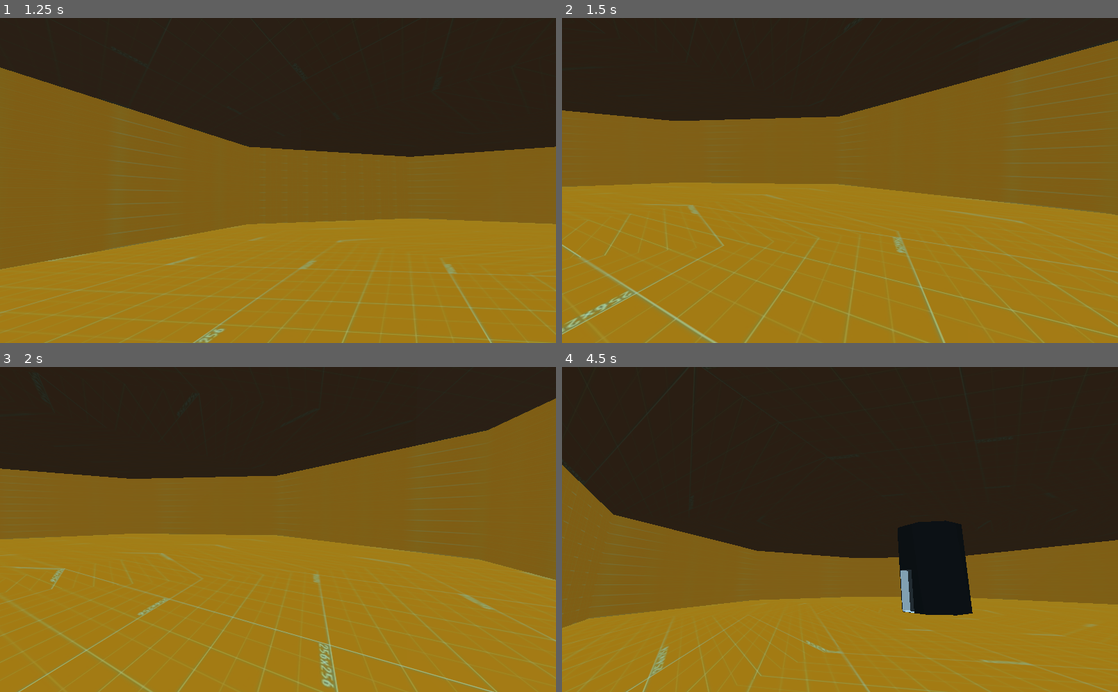
Above: before the commit, frames 1-4 (two rows, left to right).
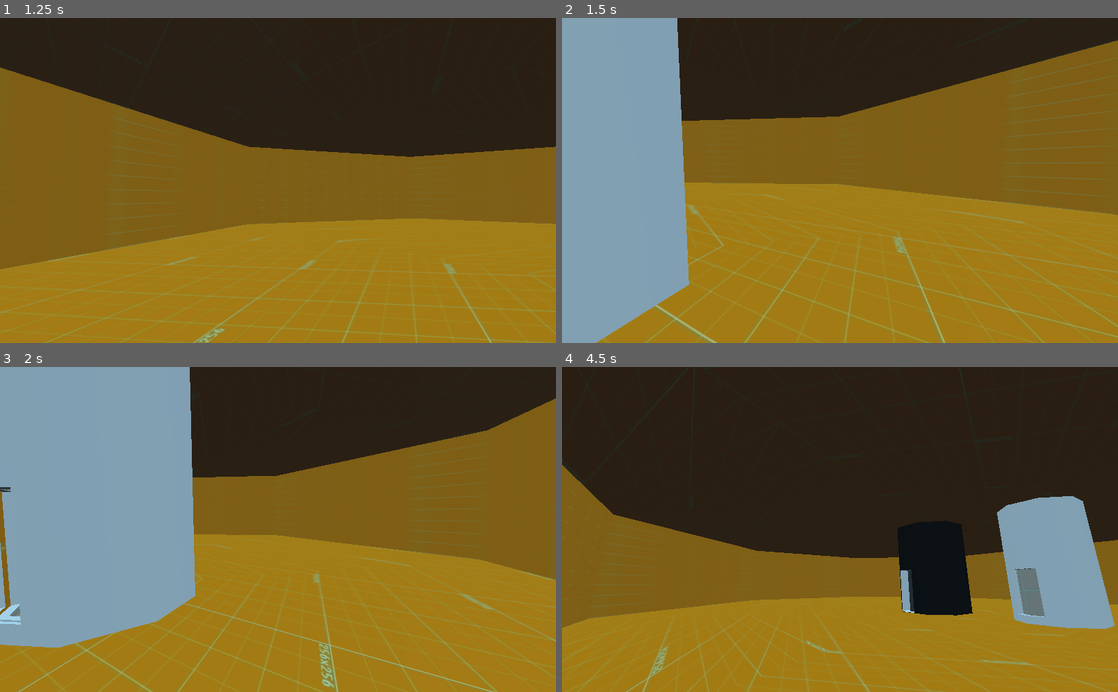
Above: after the commit, the same moments.

Repository: TheDjgamerProductions/DoomClone2022
Game: Godot game, scene res://Levels/Hub.tscn
Two runs of this game, one before a commit and one after it. Both use one fixed random seed, a clock stepped at 60 frames per second and the inputs below. This scene is started directly instead of the project's main scene.
Inputs (mouse positions are in pixels of both pictures, inside the frame that each line leads up to):
- Up to frame 1 (1.25 s): tap Enter at 0.5 s; move the mouse to (305, 180) at 0.52 s; hold D (p_right) from 0.53 s (still down); hold E (p_interact) from 0.53 s (still down); tap Space (p_jump) at 0.77 s
- Up to frame 2 (1.5 s): move the mouse to (812, 180) at 1.27 s; release D (p_right) at 1.28 s; release E (p_interact) at 1.28 s; hold S (p_back) from 1.28 s (still down); tap W (p_foward) at 1.35 s
- Up to frame 3 (2 s): keep holding S (p_back); tap Space (p_jump) at 1.52 s; tap E (p_interact) at 1.55 s
- Up to frame 4 (4.5 s): move the mouse to (851, 523) at 2.02 s; release S (p_back) at 2.03 s; hold E (p_interact) 2.03-2.78 s; hold D (p_right) 2.03-3.53 s; move the mouse to (834, 536) at 2.77 s; click (834, 536) at 2.85 s; tap Space (p_jump) at 3.02, 3.77 s; tap E (p_interact) at 3.05 s; move the mouse to (878, 532) at 3.52 s; hold E (p_interact) 3.53-4.28 s; hold A (p_left) from 3.53 s (still down); move the mouse to (795, 526) at 4.27 s; tap W (p_foward) at 4.35 s

Frame 1 is identical in both runs. In frame 2, 20% of the frame differs, in the area x 0-23%, y 0-100%; in frame 3, 28%, in the area x 0-36%, y 0-87%; in frame 4, 6.5%.

Commit message:
Updated Lift and temporarily disabled player pickup
Lift semi works, currently player jumps out of cab when moving.

Player pick up currently buggy, disabled for now

Diff:
--- a/Assets/Lifts/Lift.gd
+++ b/Assets/Lifts/Lift.gd
@@ -5,7 +5,7 @@
 export(String) var direction = "Up"
 export(bool) var moveOnStart
 export(int) var moveHight
-onready var tween = get_node("Tween")
+onready var tween = $"Tween"
 
 
 
@@ -23,12 +23,15 @@
 
 
 # Called every frame. 'delta' is the elapsed time since the previous frame.
-#func _process(delta):
-#	pass
+func _physics_process(delta):
+	if playerIn && Input.is_action_just_pressed("p_interact"):
+		print("move")
+		move($"Cab".global_transform.origin, $Cab.global_transform.origin + Vector3(0,moveHight,0),5)
 
 
 func _on_Area_body_entered(body:Node):
 	if body.name == "Player":
+		print("player In")
 		playerIn = true
 
 
@@ -38,6 +41,11 @@
 
 
 func move(startPos,endingPos,time):
+	print(startPos.y)
+	print(endingPos.y)
 	$Door.visible = false
-	tween.interpolate_property($"Cab","translation",startPos,endingPos,time,tween.TRANS_LINEAR,tween.EASE_IN_OUT)
-	tween.start() #Play the tween
+	tween.interpolate_property($"Cab","translation:y",startPos.y,endingPos.y,time,tween.TRANS_LINEAR,tween.EASE_IN_OUT)
+	tween.start()
+	yield(get_tree().create_timer(time), "timeout")
+	$Door.visible = true
+	print($"Cab".global_transform.origin)
--- a/Assets/Lifts/Lift.tscn
+++ b/Assets/Lifts/Lift.tscn
@@ -12,6 +12,7 @@
 height = 3.09971
 
 [node name="Lift" type="CSGCylinder"]
+use_collision = true
 radius = 2.65018
 height = 9.76082
 script = ExtResource( 1 )
--- a/Assets/Player/Player.gd
+++ b/Assets/Player/Player.gd
@@ -49,8 +49,8 @@
 		print("Interact")
 		if $Camera/RayCast.is_colliding():
 			var raycastObject = $Camera/RayCast.get_collider()
-			if canPickup(raycastObject):
-				print("Can pick up")
+			#if canPickup(raycastObject):
+			#	print("Can pick up")
 	if event.is_action_pressed("p_shoot"):
 		if Input.get_mouse_mode() == Input.MOUSE_MODE_VISIBLE:
 			Input.set_mouse_mode(Input.MOUSE_MODE_CAPTURED)
--- a/Levels/Hub.tscn
+++ b/Levels/Hub.tscn
@@ -1,7 +1,8 @@
-[gd_scene load_steps=8 format=2]
+[gd_scene load_steps=9 format=2]
 
 [ext_resource path="res://Assets/Player/Player.tscn" type="PackedScene" id=1]
 [ext_resource path="res://Assets/Textures/Wall Testing.material" type="Material" id=2]
+[ext_resource path="res://Assets/Lifts/Lift.tscn" type="PackedScene" id=3]
 [ext_resource path="res://Assets/Textures/L1.jpg" type="Texture" id=4]
 [ext_resource path="res://Assets/Keycard door/Keycard Door.tscn" type="PackedScene" id=5]
 
@@ -80,3 +81,7 @@
 [node name="Keycard Door" parent="." instance=ExtResource( 5 )]
 transform = Transform( 0.920943, 0, 0.102464, 0, 1.27733, 0, -0.3772, 0, 0.250168, -16.2767, -2.98443, -50.3344 )
 openHight = 14
+
+[node name="Lift" parent="." instance=ExtResource( 3 )]
+transform = Transform( 2.00382, 0, 0, 0, 3.03073, 0, 0, 0, 1.78189, -8.79807, -4.19392, -15.2339 )
+moveOnStart = false
